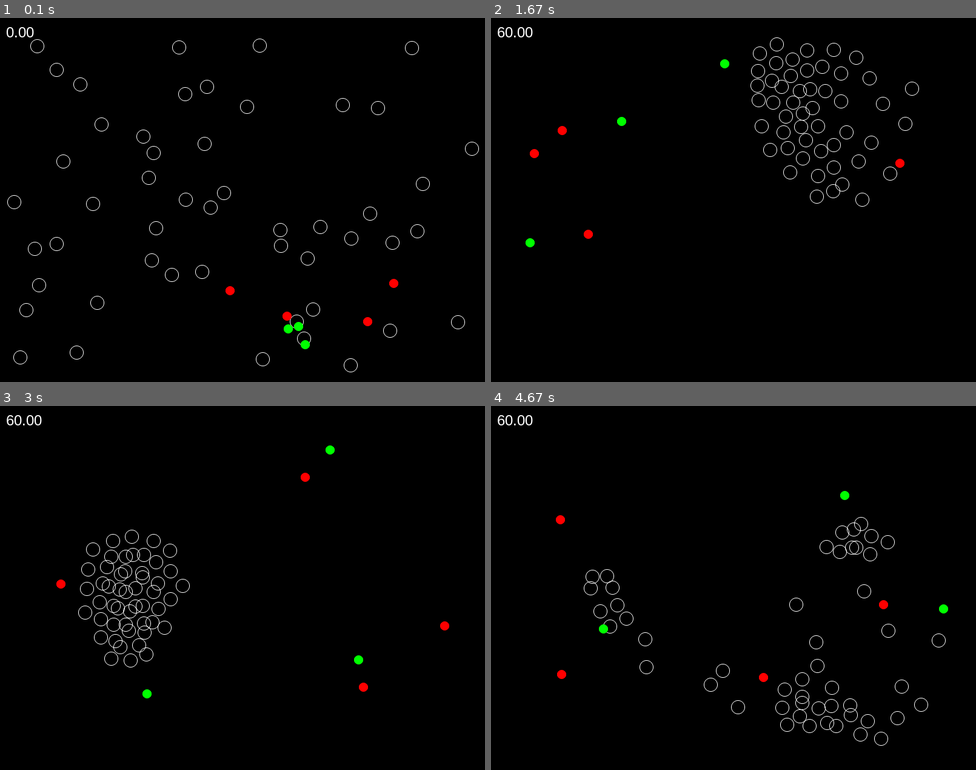
Above: before the commit, frames 1-4 (two rows, left to right).
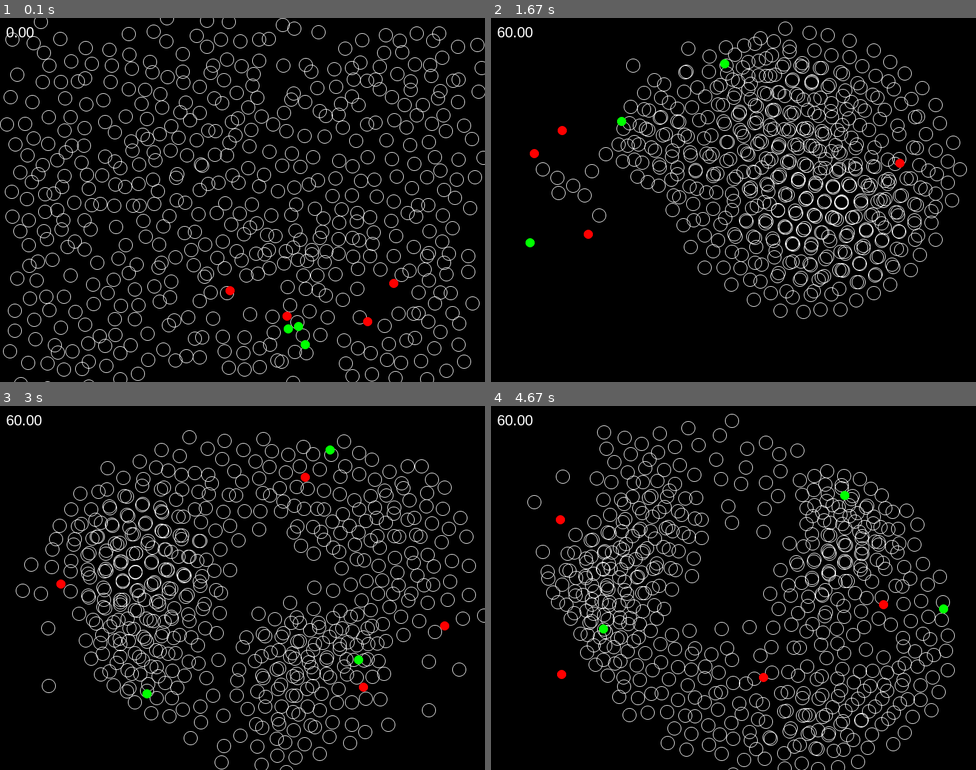
Above: after the commit, the same moments.

Repository: DeShrike/PythonPlayground
Game: pygame game, started from PyGameTest/Test3.py
The game is run twice, just before and just after one commit, with the same random seed, the same clock (stepped at 60 frames per second) and the same inputs.
Inputs:
- Up to frame 1 (0.1 s): no input
- Up to frame 2 (1.67 s): hold D 0.33-0.8 s; hold W 0.83-1.3 s; hold D from 1.33 s (still down)
- Up to frame 3 (3 s): release D at 1.8 s; hold A 1.83-2.37 s; hold S 2.4-2.87 s; hold A from 2.9 s (still down)
- Up to frame 4 (4.67 s): release A at 3.37 s; hold W 3.4-3.87 s; hold D 3.9-4.53 s; hold S from 4.57 s (still down)

The runs differ from the first frame. In frame 1, 12% of the frame differs, in the area x 0-100%, y 0-100%; in frame 2, 11%; in frame 3, 12%; in frame 4, 12%.

Commit message:
Added QuadTree

Diff:
--- /dev/null
+++ b/PyGameTest/QuadTree.py
@@ -0,0 +1,214 @@
+import random
+import math
+
+
+def CircleRectIntersects(circle, rect):
+
+    cx = circle.x
+    cy = circle.y
+    radius = circle.r
+    rx = rect.cx - rect.w
+    ry = rect.cy - rect.h
+    rw = rect.w * 2
+    rh = rect.h * 2
+
+    # temporary variables to set edges for testing
+    testX = cx;
+    testY = cy;
+
+    # which edge is closest?
+    if cx < rx:
+        testX = rx      # test left edge
+    elif cx > rx + rw:
+        testX = rx + rw    # right edge
+
+    if cy < ry:
+        testY = ry      # top edge
+    elif cy > ry + rh:
+        testY = ry + rh   #bottom edge
+
+    # get distance from closest edges
+    distX = cx - testX;
+    distY = cy - testY;
+    distance = math.sqrt( (distX * distX) + (distY * distY) )
+
+    # if the distance is less than the radius, collision!
+    if distance <= radius:
+        return True
+
+    return False
+
+
+class QuadTreePoint():
+
+    def __init__(self, x, y, userdata = None):
+        self.x = x
+        self.y = y
+        self.userdata = userdata
+
+    def __repr__(self):
+        return f"QuadTreePoint({self.x}, {self.y})"
+
+
+class CircleRange():
+
+    def __init__(self, x: int, y: int, r: int):
+        self.x = x
+        self.y = y
+        self.r = r
+
+    def __repr__(self):
+        return f"CircleRange({self.x}, {self.y}, {self.r})"
+
+    def contains(self, point: QuadTreePoint) -> bool:
+        dist = math.sqrt((self.x - point.x) ** 2 + (self.y - point.y) ** 2)
+        return dist <= self.r
+
+    def intersectsRectangle(self, rect: "RectangleRange") -> bool:
+        return CircleRectIntersects(self, rect)
+
+    def intersectsCircle(self, circle: "CircleRange") -> bool:
+        dist = math.sqrt((self.x - circle.x) ** 2 + (self.y - circle.y) ** 2)
+        return dist <= self.r + circle.r
+
+
+class RectangleRange():
+
+    def __init__(self, cx: int, cy: int, w: int, h: int):
+        self.cx = cx
+        self.cy = cy
+        self.w = w
+        self.h = h
+
+    def __repr__(self):
+        return f"RectangleRange({self.cx}, {self.cy}, {self.w}, {self.h})"
+
+    def contains(self, point: QuadTreePoint) -> bool:
+        return (point.x >= self.cx - self.w and
+            point.x <= self.cx + self.w and
+            point.y >= self.cy - self.h and
+            point.y <= self.cy + self.h)
+
+    def intersectsRectangle(self, range: "RectangleRange") -> bool:
+        return not(range.cx - range.w > self.cx + self.w or
+           range.cx + range.w < self.cx - self.w or
+           range.cy - range.h > self.cy + self.h or
+           range.cy + range.h < self.cy - self.h)
+
+    def intersectsCircle(self, circle: "CircleRange") -> bool:
+        return CircleRectIntersects(circle, self)
+
+
+class QuadTree():
+
+    CAPACITY = 5
+
+    def __init__(self, boundary: RectangleRange, level = 0):
+        self.boundary = boundary
+        self.points = []
+        self.ne = None
+        self.nw = None
+        self.se = None
+        self.sw = None
+        self.level = level
+
+    def __str__(self):
+        indent = "    " * self.level
+        value = indent + f"QuadTree Level {self.level} \n"
+
+        for p in self.points:
+            value = value + indent + f"  Point {p.x}, {p.y} \n"
+
+        if self.ne != None:
+            value += str(self.ne)
+        if self.nw != None:
+            value += str(self.nw)
+        if self.se != None:
+            value += str(self.se)
+        if self.sw != None:
+            value += str(self.sw)
+
+        return value
+
+    def subdivide(self):
+        if self.ne != None:
+            return
+
+        x = self.boundary.cx
+        y = self.boundary.cy
+        w = self.boundary.w
+        h = self.boundary.h
+
+        bne = RectangleRange(x + w // 2, y - h // 2, w // 2, h // 2)
+        bnw = RectangleRange(x - w // 2, y - h // 2, w // 2, h // 2)
+        bse = RectangleRange(x + w // 2, y + h // 2, w // 2, h // 2)
+        bsw = RectangleRange(x - w // 2, y + h // 2, w // 2, h // 2)
+        self.ne = QuadTree(bne, self.level + 1)
+        self.nw = QuadTree(bnw, self.level + 1)
+        self.se = QuadTree(bse, self.level + 1)
+        self.sw = QuadTree(bsw, self.level + 1)
+
+
+    def insert(self, point: QuadTreePoint) -> bool:
+        # self.points.append(point)
+        # return True
+
+        if self.boundary.contains(point) == False:
+            return False
+
+        if len(self.points) < self.CAPACITY or self.level > 5:
+            self.points.append(point)
+            return True
+        else:
+            self.subdivide()
+            if self.ne.insert(point):
+                return True
+            if self.se.insert(point):
+                return True
+            if self.nw.insert(point):
+                return True
+            if self.sw.insert(point):
+                return True
+
+            return False
+
+    def all(self):
+        found = [] + self.points
+        if self.ne != None:
+            found += self.ne.all()
+            found += self.se.all()
+            found += self.nw.all()
+            found += self.sw.all()
+        return found
+
+    def queryRectangle(self, range: RectangleRange):
+        found = []
+        if self.boundary.intersectsRectangle(range) == False:
+            return found
+        for p in self.points:
+            if range.contains(p):
+                found.append(p)
+
+        if self.ne != None:
+            found += self.ne.queryRectangle(range)
+            found += self.se.queryRectangle(range)
+            found += self.nw.queryRectangle(range)
+            found += self.sw.queryRectangle(range)
+
+        return found
+
+    def queryCircle(self, range: CircleRange):
+        found = []
+        if self.boundary.intersectsCircle(range) == False:
+            return found
+        for p in self.points:
+            if range.contains(p):
+                found.append(p)
+
+        if self.ne != None:
+            found += self.ne.queryCircle(range)
+            found += self.se.queryCircle(range)
+            found += self.nw.queryCircle(range)
+            found += self.sw.queryCircle(range)
+
+        return found
--- a/PyGameTest/Test3.py
+++ b/PyGameTest/Test3.py
@@ -90,7 +90,7 @@
 
     def setup(self):
         self.points = []
-        for i in range(50):
+        for i in range(500):
             px = random.randint(5, WINDOW_WIDTH - 5)
             py = random.randint(5, WINDOW_HEIGHT - 5)
             p = Vehicle(Vector2(px, py), Vector2(0, 0))
--- /dev/null
+++ b/PyGameTest/Test4.py
@@ -0,0 +1,149 @@
+from Graphics import Graphics, Vector2, Vector3
+from QuadTree import QuadTree, QuadTreePoint, RectangleRange, CircleRange
+import random
+import math
+
+WINDOW_WIDTH = 800
+WINDOW_HEIGHT = 600
+
+def limitVector2(v, maxsize):
+    if v.magnitude() > maxsize:
+        v.scale_to_length(maxsize)
+
+class Vehicle():
+
+    maxspeed = 10
+    maxforce = 1
+
+    def __init__(self, pos, vel):
+        self.pos = pos
+        self.vel = vel
+        self.acc = Vector2(0, 0)
+
+    def update(self):
+        self.vel += self.acc
+        limitVector2(self.vel, self.maxspeed)
+        self.pos += self.vel
+        self.acc.update(0, 0)
+
+    def applyForce(self, force):
+        self.acc += force
+
+    def seek(self, target):
+        desired = target - self.pos
+        desired.normalize_ip()
+        desired *= self.maxspeed
+        steer = desired - self.vel
+        limitVector2(steer, self.maxforce)
+        self.applyForce(steer)
+
+    def flee(self, target):
+        desired = target - self.pos
+        distance = desired.magnitude()
+        if distance > 100:
+            return
+        desired.normalize_ip()
+        desired *= -self.maxspeed
+        steer = desired - self.vel
+        limitVector2(steer, self.maxforce)
+        self.applyForce(steer)
+
+    def arrive(self, target):
+        desired = target - self.pos
+        distance = desired.magnitude()
+        desired.normalize_ip()
+        if distance < 100:
+            desired *= distance / 10
+        else:
+            desired *= self.maxspeed
+
+        steer = desired - self.vel
+        limitVector2(steer, self.maxforce)
+        self.applyForce(steer)
+
+class Test4(Graphics):
+
+    def __init__(self):
+        super().__init__("PyGame Test 4", WINDOW_WIDTH, WINDOW_HEIGHT)
+        self.setClearColor(Graphics.BLACK)
+        self.setTargetFps(60)
+
+    def setup(self):
+
+        boundary = RectangleRange(WINDOW_WIDTH // 2, WINDOW_HEIGHT // 2, WINDOW_WIDTH // 2, WINDOW_HEIGHT // 2)
+        self.qt = QuadTree(boundary)
+
+        for i in range(2000):
+            px = random.randint(5, WINDOW_WIDTH - 5)
+            py = random.randint(50, WINDOW_HEIGHT - 5)
+            v = Vehicle(Vector2(px, py), Vector2(0, 0))
+            p = QuadTreePoint(px, py, v)
+            self.qt.insert(p)
+
+        self.r1 = RectangleRange(WINDOW_WIDTH // 2 - 100, WINDOW_HEIGHT // 2 + 100, 200, 100)
+        self.r2 = CircleRange(WINDOW_WIDTH // 2 + 220, WINDOW_HEIGHT // 2 - 100, 90)
+
+        self.r1dx = 1
+        self.r1dy = 2
+
+        self.r2dx = 2
+        self.r2dy = 1
+
+        print(self.qt)
+
+    def cleanup(self):
+        pass
+
+    def draw(self):
+        for p in self.qt.all():
+            self.filled_circle(p.userdata.pos.x, p.userdata.pos.y, 3, Graphics.WHITE)
+
+        self.rectangle(self.r1.cx - self.r1.w,
+            self.r1.cy - self.r1.h,
+            self.r1.cx + self.r1.w,
+            self.r1.cy + self.r1.h, Graphics.RED)
+
+        self.circle(self.r2.x, self.r2.y, self.r2.r, Graphics.GREEN)
+
+        for p in self.qt.queryRectangle(self.r1):
+            self.filled_circle(p.userdata.pos.x, p.userdata.pos.y, 3, Graphics.RED)
+
+        for p in self.qt.queryCircle(self.r2):
+            self.filled_circle(p.userdata.pos.x, p.userdata.pos.y, 3, Graphics.GREEN)
+
+    def update(self, timeDelta):
+
+        self.r1.cx += self.r1dx
+        self.r1.cy += self.r1dy
+        if self.r1.cx + self.r1.w >= WINDOW_WIDTH:
+            self.r1dx *= -1
+        if self.r1.cx - self.r1.w <= 0:
+            self.r1dx *= -1
+        if self.r1.cy + self.r1.h >= WINDOW_HEIGHT:
+            self.r1dy *= -1
+        if self.r1.cy - self.r1.h <= 0:
+            self.r1dy *= -1
+
+        self.r2.x += self.r2dx
+        self.r2.y += self.r2dy
+        if self.r2.x + self.r2.r >= WINDOW_WIDTH:
+            self.r2dx *= -1
+        if self.r2.x - self.r2.r <= 0:
+            self.r2dx *= -1
+        if self.r2.y + self.r2.r >= WINDOW_HEIGHT:
+            self.r2dy *= -1
+        if self.r2.y - self.r2.r <= 0:
+            self.r2dy *= -1
+        # for p in self.points:
+        #    p.update()
+
+    def mouseEvent(self, x, y):
+        print(f"mouseCallback: {x} {y}")
+
+    def keyEvent(self, key):
+        print(f"keyCallback: {key}")
+
+
+if __name__ == "__main__":
+    app = Test4()
+    app.loop()
